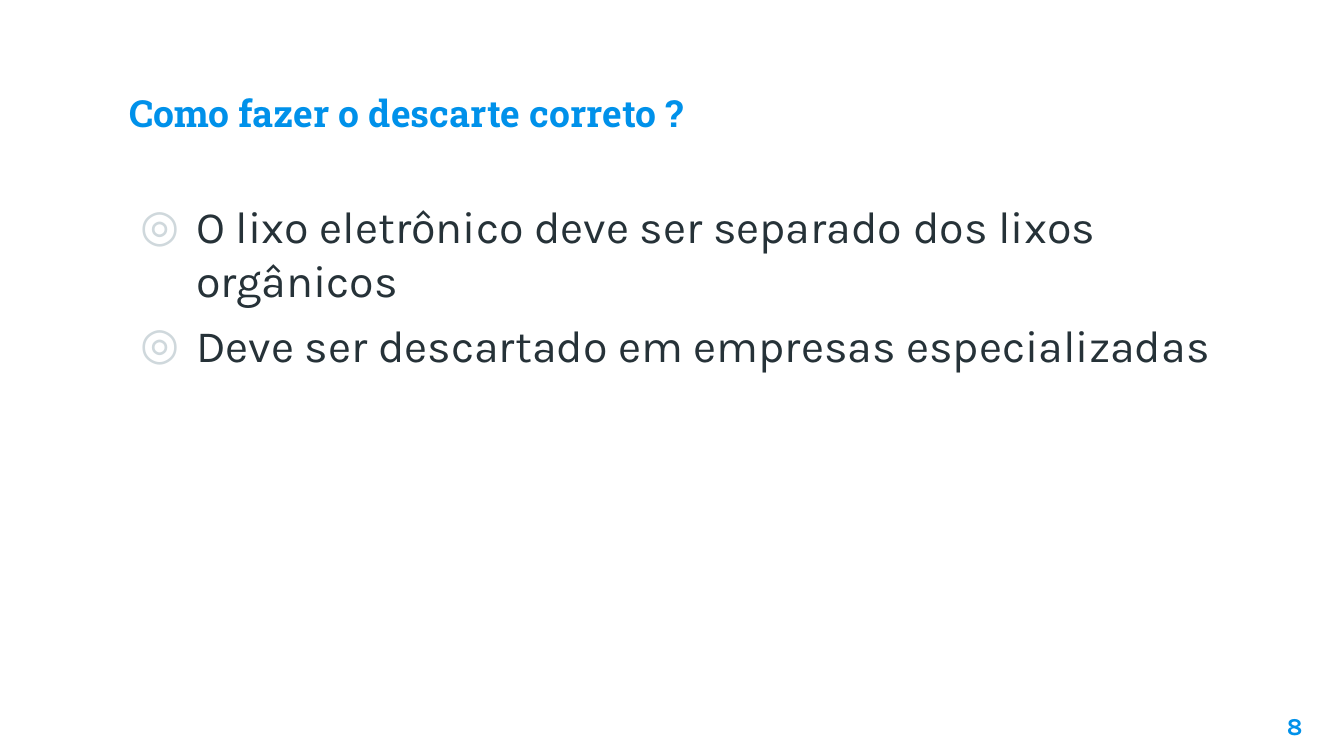
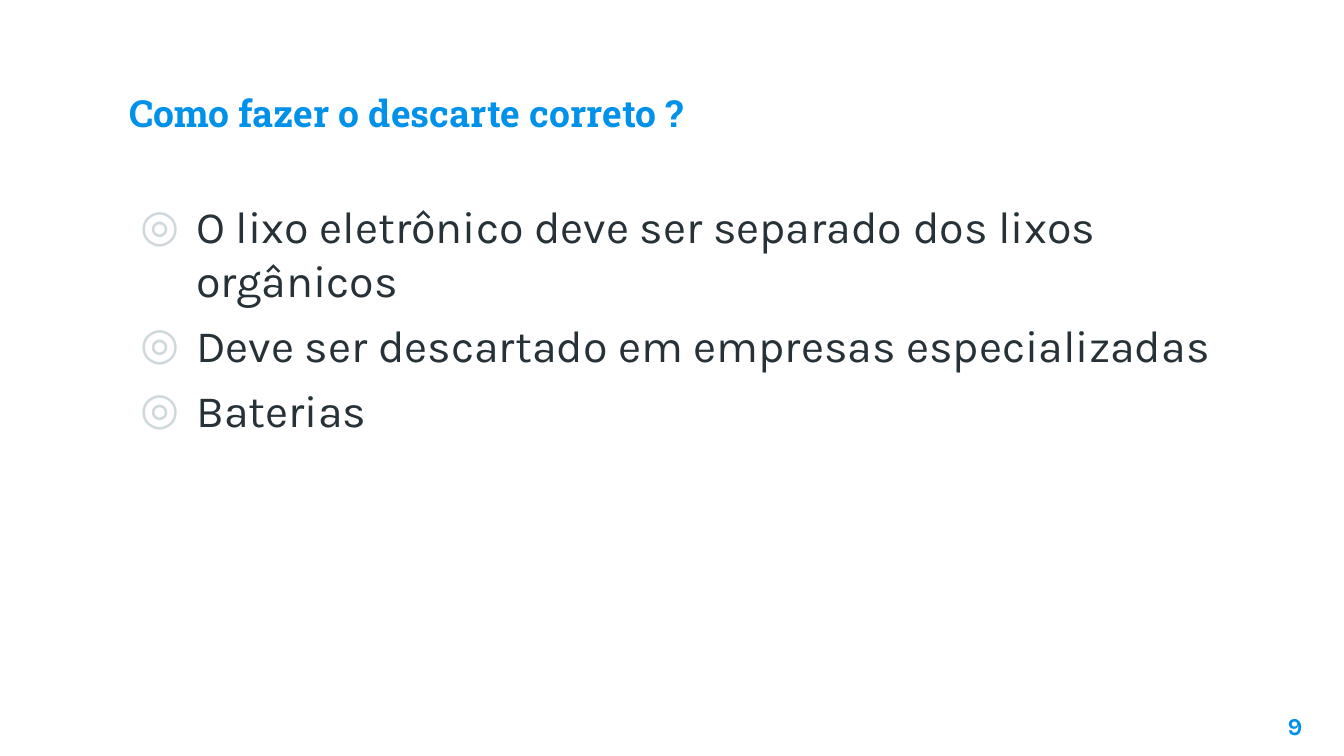
Before and after one commit to evelynsantosbandtec/site-pessoal, a slide deck: slide 9 of socio/Cordelia · SlidesCarnival.pptx (slide 8 before the commit). Drawn at 1344x756 pixels with LibreOffice and Linux fonts; fonts in the diff are those of the drawing; background and template pictures are left out. Boxes give left, top, right and bottom in pixels: in the first picture for what was removed or moved away, otherwise in the second. Text is boxed around its words. In the diff, an @@ line names an element or a change of style, - is before the commit and + after.

```diff
--- a/socio/Cordelia · SlidesCarnival.pptx
+++ b/socio/Cordelia · SlidesCarnival.pptx
@@ text at (x1=196, y1=396, x2=366, y2=428): paragraph added @@
+◎ Baterias
@@ page number at (x1=1288, y1=719, x2=1303, y2=736): text changed @@
-8
+9
```
Also in this commit, not shown: 2 other slides changed, 1 slide added, 1 other file.
